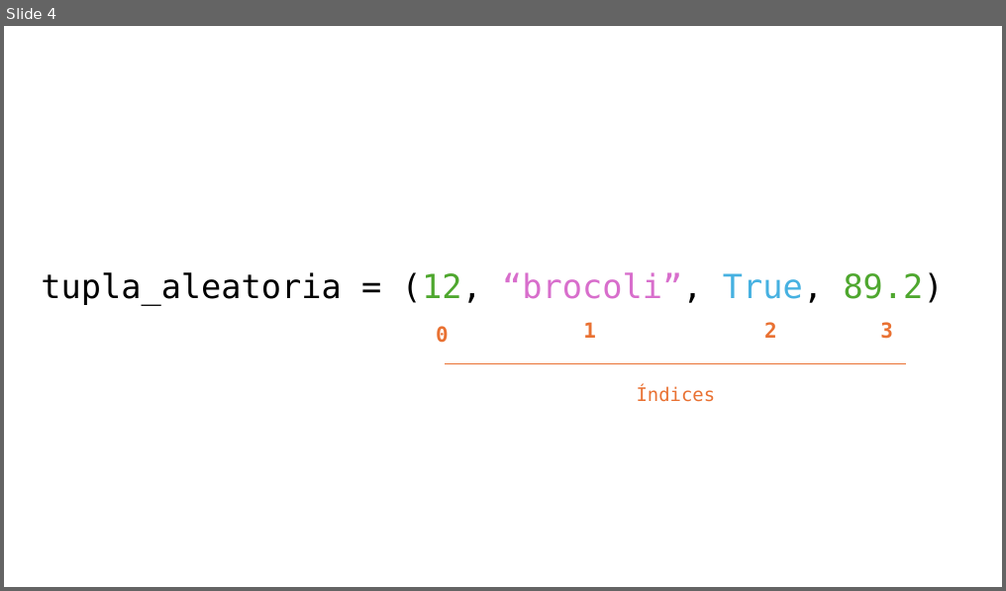
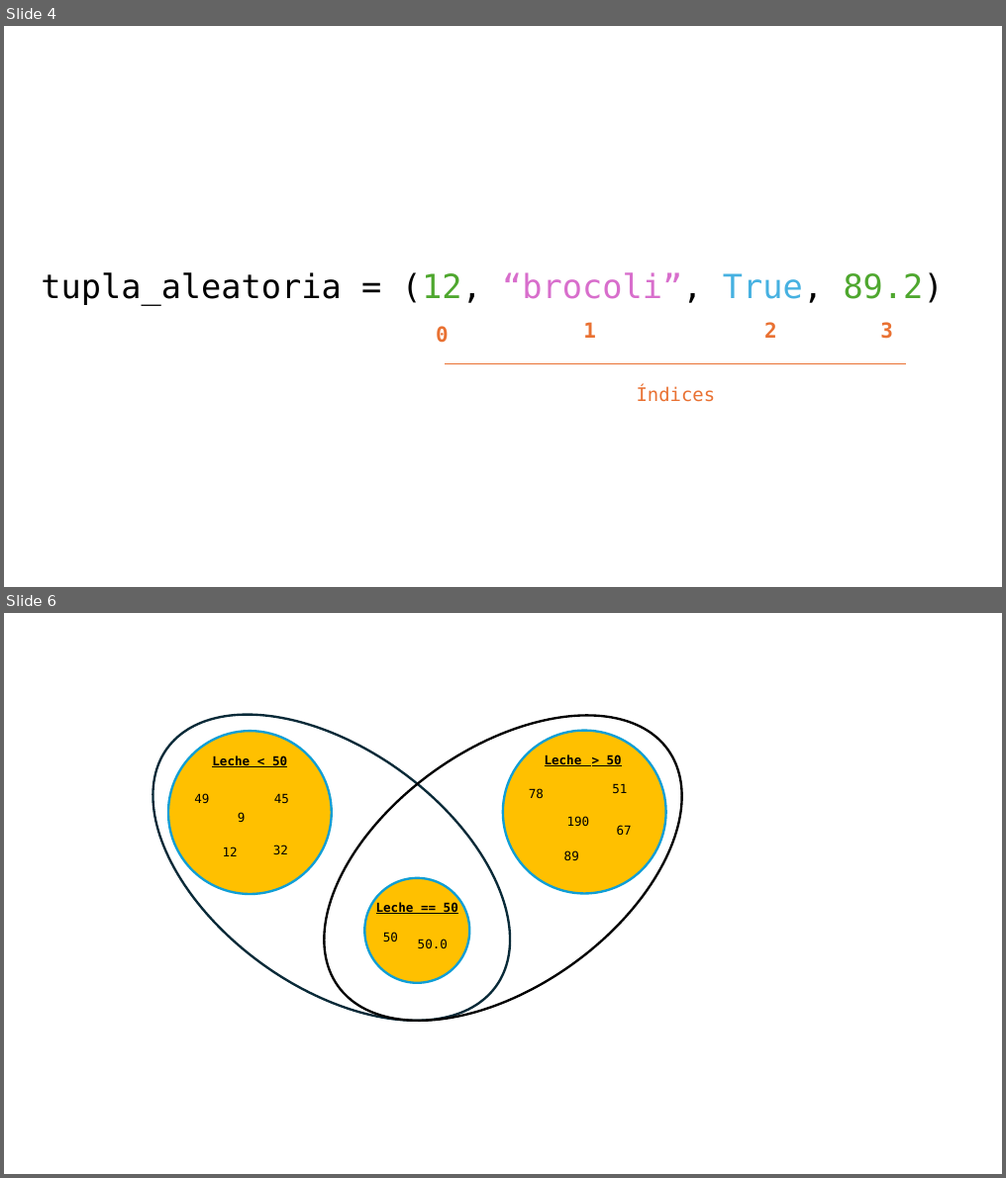
Before and after one commit to Hack-io-Data/Imagenes, a slide deck: 02-Imagenes/Python_básico/PowerPointImagenes.pptx. Shown one above the other, each under a label of ours: slide 4 before the commit, slides 4 and 6 after it; the slides between them are not shown. The pictures are 1006x591 and 1006x1178 pixels, drawn with LibreOffice and Linux fonts; fonts in the diff are those of the drawing. Boxes give left, top, right and bottom in pixels: in the first picture for what was removed or moved away, otherwise in the second. Text is boxed around its words. In the diff, an @@ line names an element or a change of style, - is before the commit and + after.

```diff
--- a/02-Imagenes/Python_básico/PowerPointImagenes.pptx
+++ b/02-Imagenes/Python_básico/PowerPointImagenes.pptx
@@ slide 6 added at (4, 613, 1002, 1174), background #FFFFFF @@
@@ group added at (97, 653, 737, 1083): 15 texts, 5 ellipses @@
+Leche > 50
+Leche < 50
+Leche == 50
+78
+190
+89
+67
+51
+50
+50.0
+49
+9
+12
+32
+45
```
Also in this commit, not shown: 6 other slides added, 3 other files.
